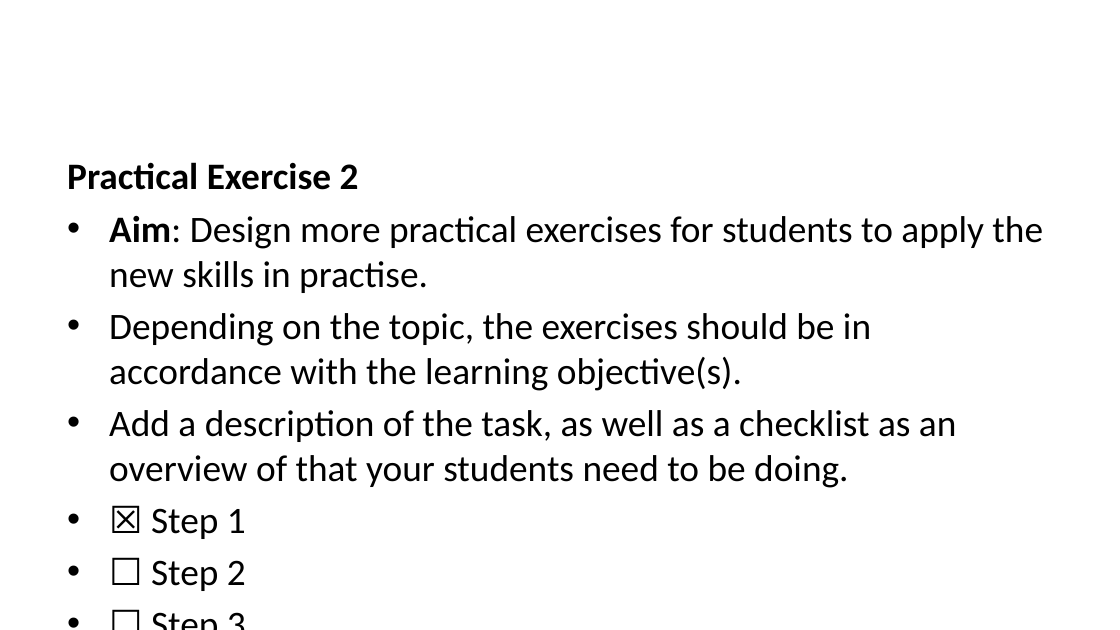
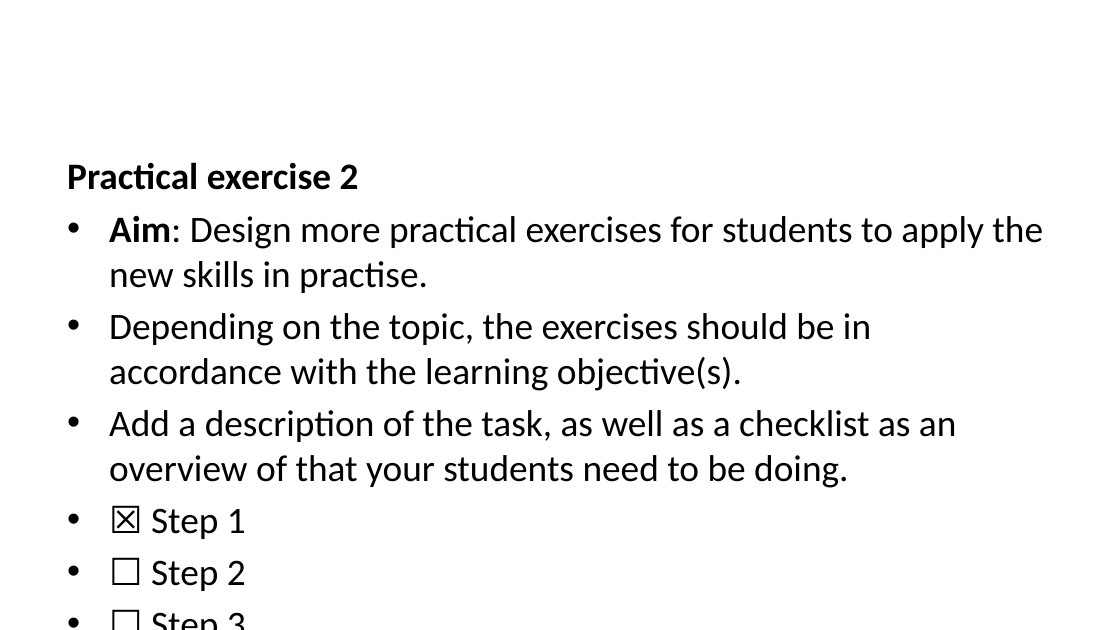
Before and after one commit to lmu-osc/train-the-trainer-student-track-pedagogy, a slide deck: slide 21 of _site/materials/PMM-M4/PMM-M4-S3-Citation-Politics/PMM-M4-S3-Citation-Politics-slides.pptx. Drawn at 1120x630 pixels with LibreOffice and Linux fonts; fonts in the diff are those of the drawing. Boxes give left, top, right and bottom in pixels: in the first picture for what was removed or moved away, otherwise in the second. Text is boxed around its words. In the diff, an @@ line names an element or a change of style, - is before the commit and + after.

```diff
--- a/_site/materials/PMM-M4/PMM-M4-S3-Citation-Politics/PMM-M4-S3-Citation-Politics-slides.pptx
+++ b/_site/materials/PMM-M4/PMM-M4-S3-Citation-Politics/PMM-M4-S3-Citation-Politics-slides.pptx
@@ text at (x1=67, y1=162, x2=359, y2=190): text changed @@
-Practical Exercise 2
+Practical exercise 2
```
Also in this commit, not shown: 5 other slides changed, 15 slides added, 14 slides removed, 18 other files.
